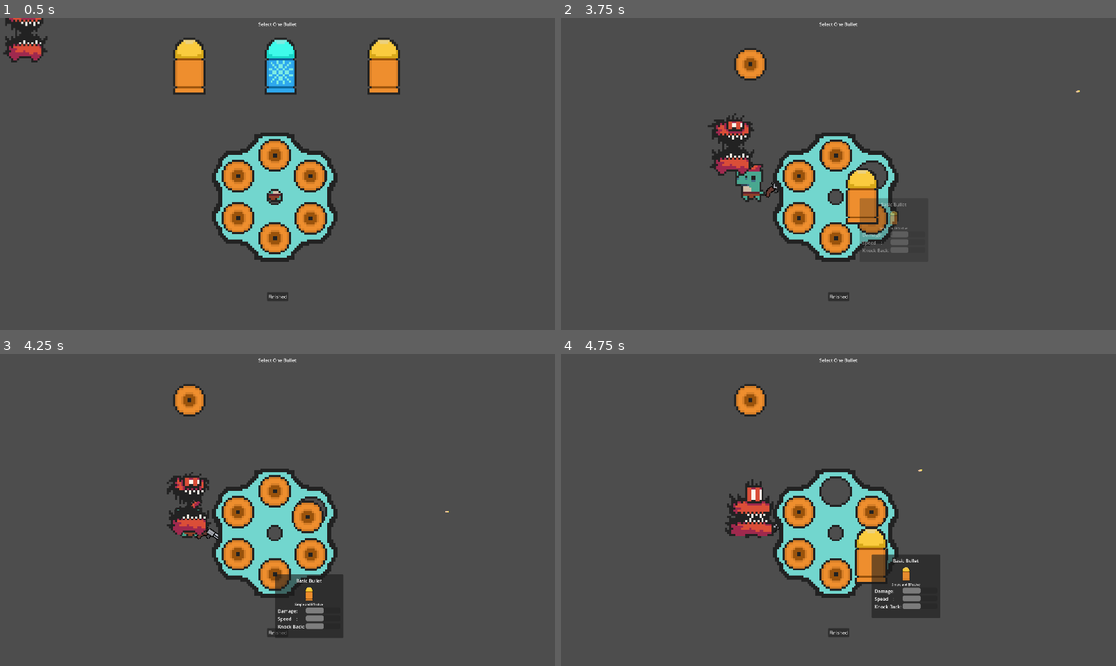
Above: before the commit, frames 1-4 (two rows, left to right).
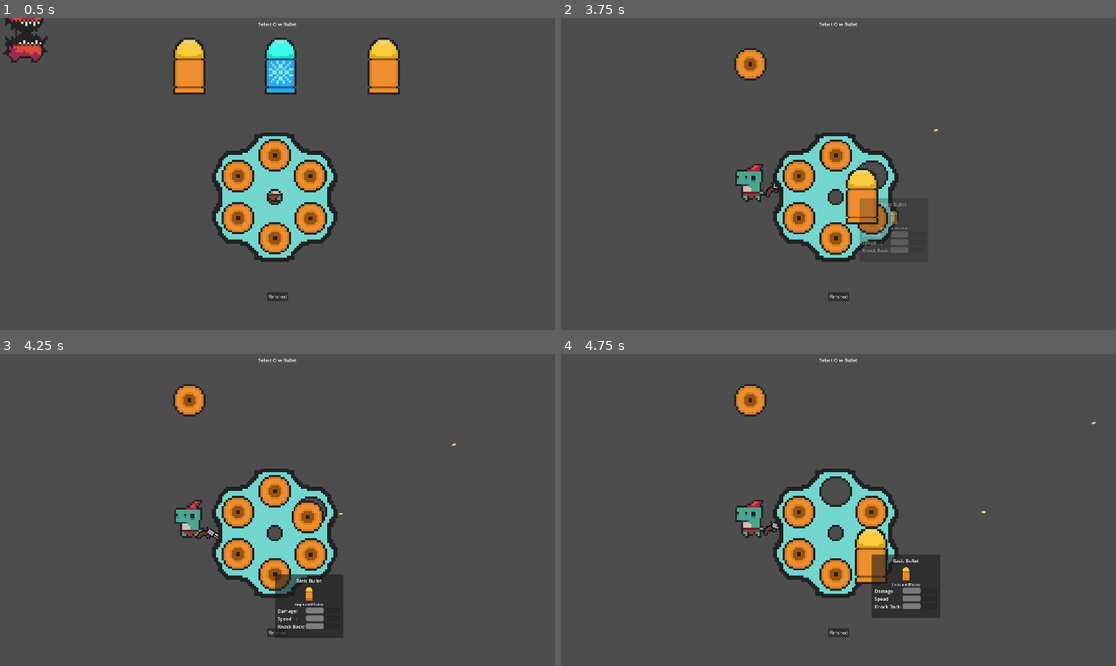
Above: after the commit, the same moments.

Repository: Meemog/GMTK2025
Game: Godot game, scene res://Scenes/tmp.tscn
Same seed, same stepped clock (60 frames per second), same inputs: the game is played once before the commit and once after it. This scene is started directly instead of the project's main scene.
Inputs (mouse positions are in pixels of both pictures, inside the frame that each line leads up to):
- Up to frame 1 (0.5 s): no input
- Up to frame 2 (3.75 s): drag from (749, 64) to (832, 183) at 0.52 s; drag from (755, 71) to (832, 183) at 1.27 s; move the mouse to (755, 71) at 2.02 s; hold A (left) 2.03-2.75 s; click (755, 71) at 2.1 s; drag from (838, 158) to (871, 217) at 2.77 s; drag from (871, 177) to (838, 239) at 3.52 s
- Up to frame 3 (4.25 s): no input
- Up to frame 4 (4.75 s): drag from (838, 494) to (871, 553) at 4.27 s

Frame 1 is identical in both runs. In frame 2, 1.1% of the frame differs, in the area x 26-94%, y 23-51%; in frame 3, 1.0%; in frame 4, 1.1%, in the area x 29-97%, y 21-59%.
Error before the commit: Invalid access to property or key 'damage' on a base object of type 'Area2D (Player)'. (res://Scripts/enemy.gd:16)

Commit message:
enemy nows deals damage and dies when touching player. Player can take damage. New collision layers/masks for bullets and player.

Diff:
--- a/main/Scenes/bullet.tscn
+++ b/main/Scenes/bullet.tscn
@@ -7,6 +7,7 @@
 size = Vector2(14, 8)
 
 [node name="Bullet" type="Area2D"]
+collision_layer = 16
 script = ExtResource("1_oduel")
 
 [node name="CollisionShape2D" type="CollisionShape2D" parent="."]
--- a/main/Scenes/enemy.tscn
+++ b/main/Scenes/enemy.tscn
@@ -43,6 +43,7 @@
 size = Vector2(132, 218.5)
 
 [node name="enemy" type="RigidBody2D"]
+collision_mask = 24
 gravity_scale = 0.0
 contact_monitor = true
 script = ExtResource("1_1f0kj")
@@ -57,6 +58,7 @@
 shape = SubResource("RectangleShape2D_afpow")
 
 [node name="Area2D" type="Area2D" parent="."]
+collision_mask = 24
 
 [node name="Hitbox" type="CollisionShape2D" parent="Area2D"]
 position = Vector2(0, 6.25)
--- a/main/Scenes/player.tscn
+++ b/main/Scenes/player.tscn
@@ -88,6 +88,7 @@
 }]
 
 [node name="Player" type="Area2D"]
+collision_layer = 8
 script = ExtResource("1_f1ek2")
 firing_cooldown = 0.4
 bullet_scene = ExtResource("2_tx1dd")
--- a/main/Scripts/bullet.gd
+++ b/main/Scripts/bullet.gd
@@ -1,3 +1,4 @@
+class_name BulletProjectile
 extends Area2D
 
 var damage = 10
--- a/main/Scripts/enemy.gd
+++ b/main/Scripts/enemy.gd
@@ -3,6 +3,7 @@
 var player: Node
 var speed
 var hitpoints = 30
+var damage : float = 1.0
 
 func _ready() -> void:
     $Sprite.play()
@@ -12,7 +13,28 @@
 
     position += vector_to_player * speed * delta
 
+func take_damage(damage : float) -> void:
+    hitpoints -= damage
+    if hitpoints <= 0:
+        die()
+
+func deal_damage(target : Player) -> void:
+    target.take_damage(damage)
+    die()
+
+func die() -> void:
+    queue_free()
+
 func _on_area_2d_area_entered(area: Area2D) -> void:
-    hitpoints -= area.damage
-    if hitpoints <= 0:
-        queue_free()
+
+    if area.collision_layer == 8:
+        # Collision with player
+        print("Colliding with Player!!")
+        var player : Player = area
+        deal_damage(player)
+
+    if area.collision_layer == 16:
+        # Collision with bullet
+        print("Colliding with Bullet!!")
+        var bullet : BulletProjectile = area
+        take_damage(bullet.damage)
--- a/main/Scripts/player.gd
+++ b/main/Scripts/player.gd
@@ -16,6 +16,9 @@
 var can_fire = true
 var time_since_shot = firing_cooldown
 var time_since_dash = dash_cooldown
+
+# Player stats
+var health : float = 3.0
 
 func _ready() -> void:
     $BodySprite.play()
@@ -58,8 +61,10 @@
     if Input.is_action_just_pressed("shoot") and time_since_shot > firing_cooldown:
 
         # get bullet information
-        var bullet_speed = 800
         print("Current Bullet : "+str(bullet_pointer)+", "+str(bullets[bullet_pointer]))
+        var current_bullet = bullets[bullet_pointer]
+        var bullet_speed = 400
+        #var bullet_speed = current_bullet.speed
 
         # fire
         var bullet_vector = Vector2.ONE.rotated(gun_rotation - PI/4)
@@ -101,3 +106,11 @@
         if time_since_shot > firing_cooldown-0.1:
             $Cock.play()
             can_fire = true
+
+func take_damage(damage : float) -> void:
+    health -= damage
+    if health <= 0:
+        die()
+
+func die() -> void:
+    print("You are dead!!!")
--- a/main/project.godot
+++ b/main/project.godot
@@ -68,6 +68,8 @@
 2d_physics/layer_1="Enemy"
 2d_physics/layer_2="Bullet_UI"
 2d_physics/layer_3="Chamber"
+2d_physics/layer_4="Player"
+2d_physics/layer_5="Bullet"
 
 [rendering]
 
